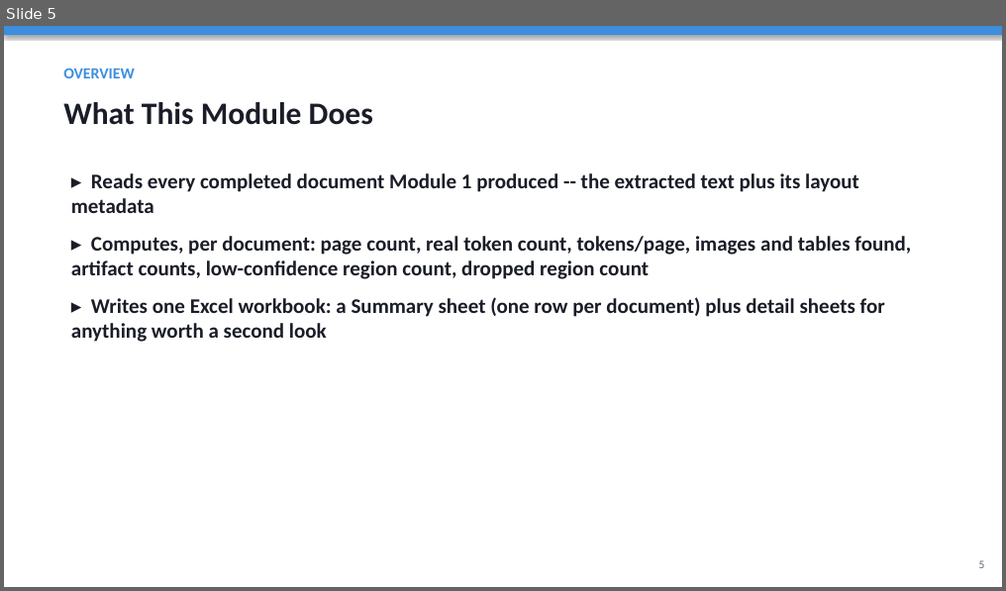
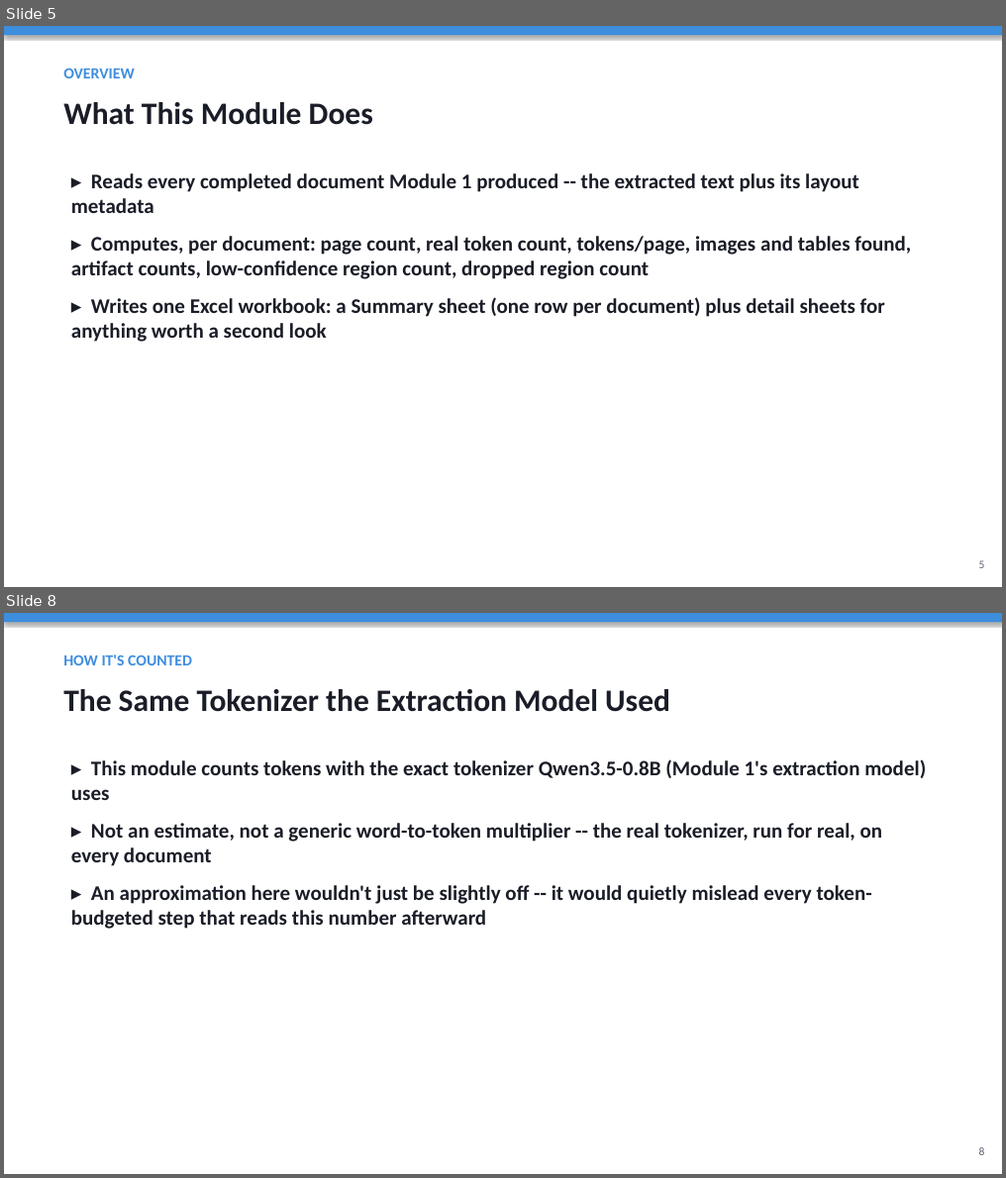
Before and after one commit to HITTESH2003/TRAINING, a slide deck: 2. ANALYSIS/Analysis_Module_Overview.pptx. Shown one above the other, each under a label of ours: slide 5 before the commit, slides 5 and 8 after it; the slides between them are not shown. The pictures are 1006x591 and 1006x1178 pixels, drawn with LibreOffice and Linux fonts; fonts in the diff are those of the drawing. Boxes give left, top, right and bottom in pixels: in the first picture for what was removed or moved away, otherwise in the second. Text is boxed around its words. In the diff, an @@ line names an element or a change of style, - is before the commit and + after.

```diff
--- a/2. ANALYSIS/Analysis_Module_Overview.pptx
+++ b/2. ANALYSIS/Analysis_Module_Overview.pptx
@@ slide 8 added at (x1=4, y1=613, x2=1002, y2=1174), background #FFFFFF @@
@@ rectangle added at (x1=4, y1=613, x2=1002, y2=622), fill #3E8EDE @@
@@ text added at (x1=63, y1=655, x2=192, y2=665), 15 pt, text #3E8EDE, bold @@
+HOW IT'S COUNTED
@@ text added at (x1=63, y1=689, x2=670, y2=712), 30 pt, text #1A1D27, bold @@
+The Same Tokenizer the Extraction Model Used
@@ text added at (x1=71, y1=760, x2=926, y2=929), 20 pt, text #1A1D27, bold @@
+▸ This module counts tokens with the exact tokenizer Qwen3.5-0.8B (Module 1's extraction model) uses
+▸ Not an estimate, not a generic word-to-token multiplier -- the real tokenizer, run for real, on every document
+▸ An approximation here wouldn't just be slightly off -- it would quietly mislead every token-budgeted step that reads this number afterward
@@ text added at (x1=979, y1=1148, x2=985, y2=1156), 11 pt, text #5B6374 @@
+8
```
Also in this commit, not shown: 10 slides changed, 4 other slides added, 1 other file.
